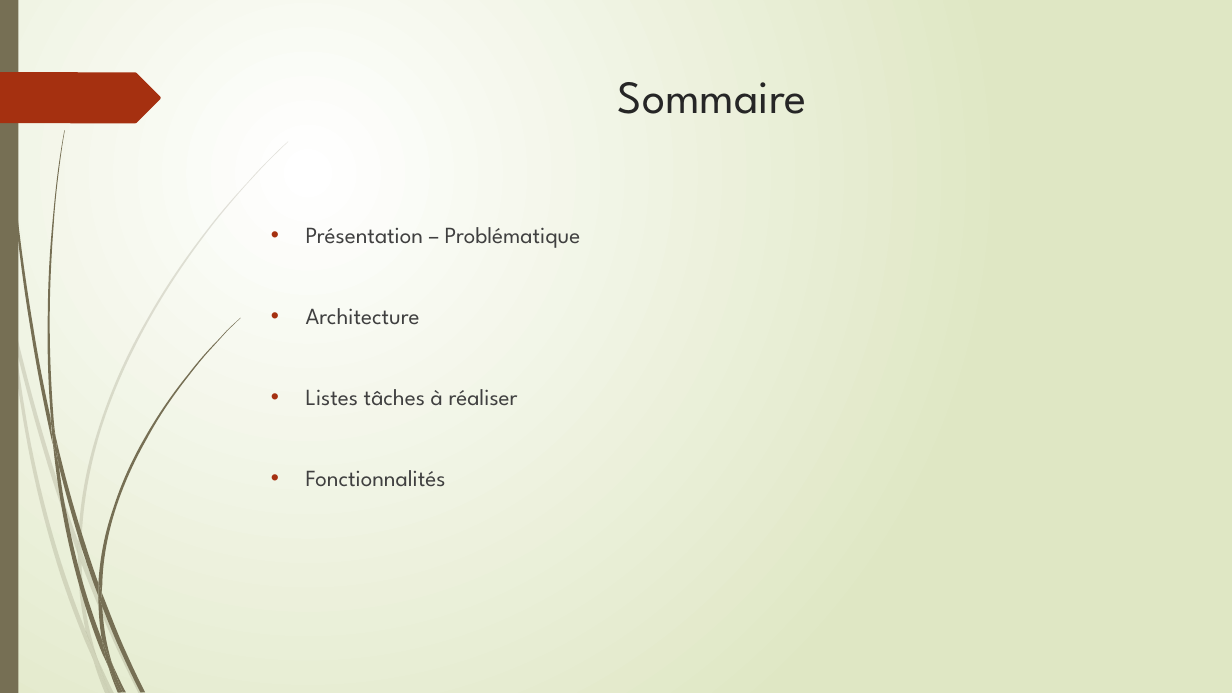
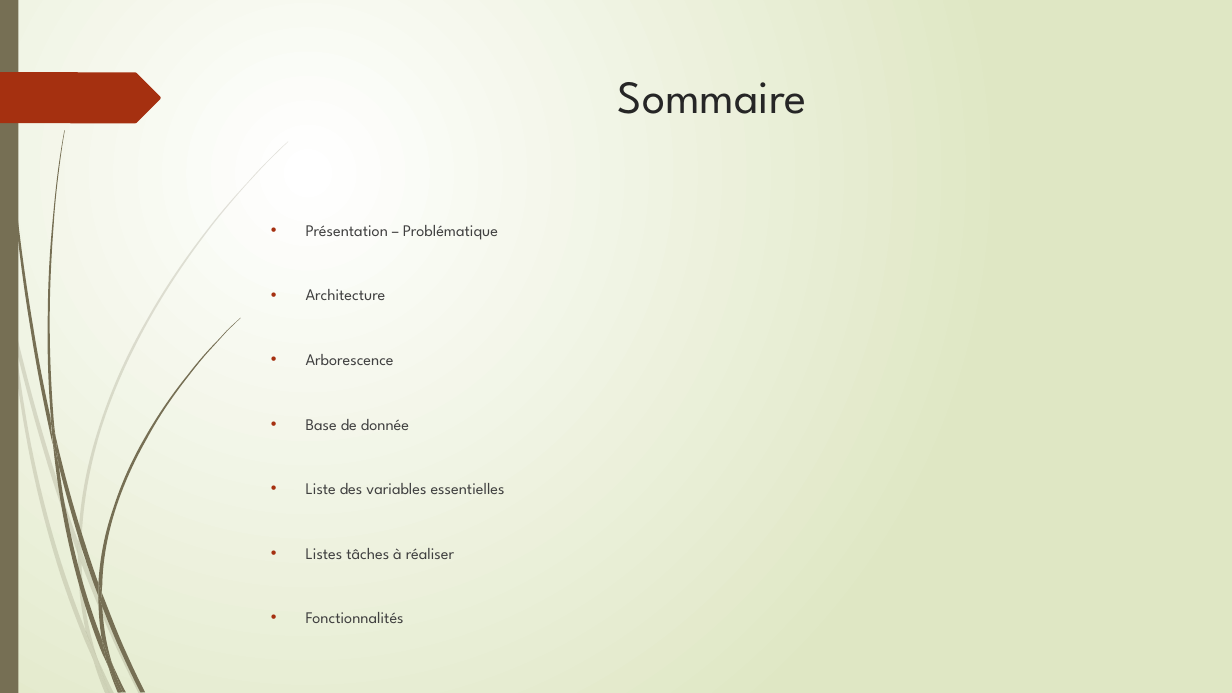
Before and after one commit to Eight-sama/Projet-Parking, a slide deck: slide 2 of web/PPE Projet Parking.pptx. Drawn at 1232x693 pixels with LibreOffice and Linux fonts; fonts in the diff are those of the drawing. Boxes give left, top, right and bottom in pixels: in the first picture for what was removed or moved away, otherwise in the second. Text is boxed around its words. In the diff, an @@ line names an element or a change of style, - is before the commit and + after.

```diff
--- a/web/PPE Projet Parking.pptx
+++ b/web/PPE Projet Parking.pptx
@@ text at [306, 225, 498, 559]: size 18 to 12.6 pt in "Présentation – Problématique", "Architecture", "Listes tâches à réaliser", "Fonctionnalités" @@
@@ text at [306, 354, 505, 494]: paragraphs added @@
+• Arborescence
+• Base de donnée
+• Liste des variables essentielles
```
Also in this commit, not shown: 1 other slide changed, 4 slides added, 1 other file.
